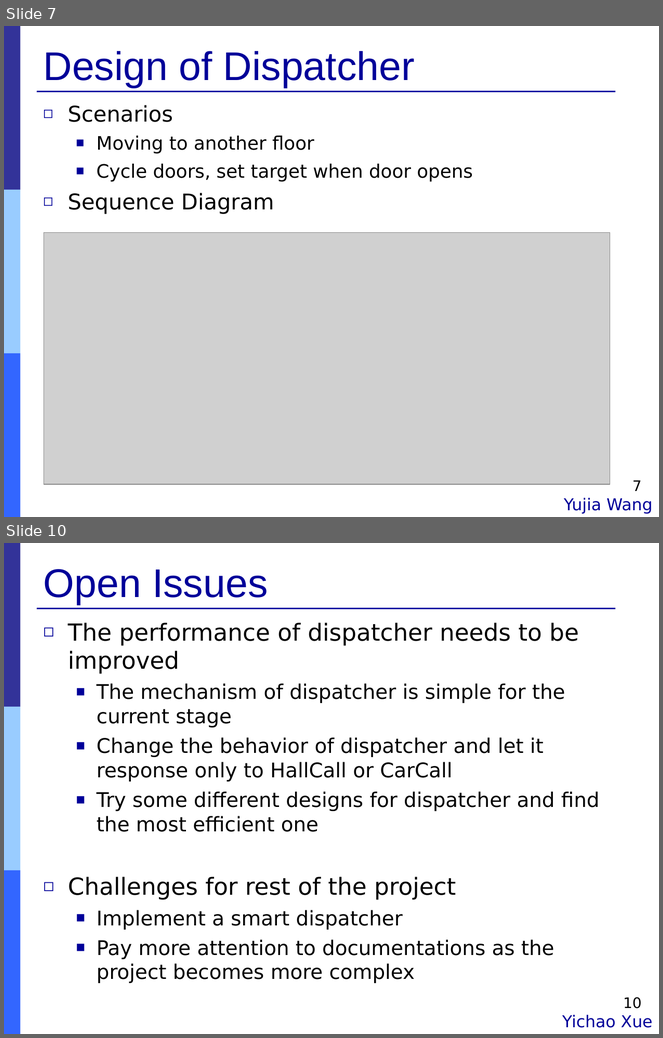
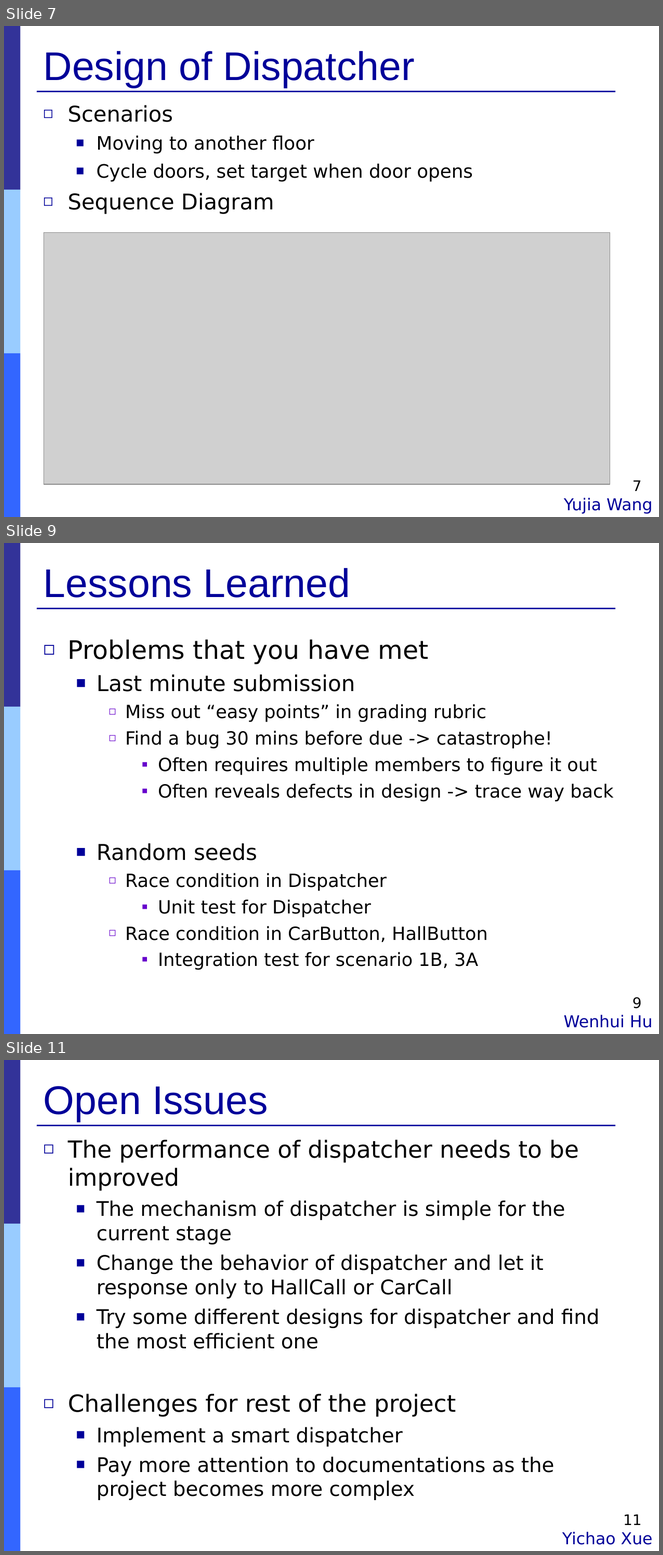
Before and after one commit to Muliang/18649, a slide deck: logs/09_mid_pres.ppt. Shown one above the other, each under a label of ours: slides 7 and 10 before the commit, slides 7, 9 and 11 after it; the slides between them are not shown. The pictures are 663x1038 and 663x1555 pixels, drawn with LibreOffice and Linux fonts; fonts in the diff are those of the drawing; grey boxes stand for pictures. Boxes give left, top, right and bottom in pixels: in the first picture for what was removed or moved away, otherwise in the second. Text is boxed around its words. In the diff, an @@ line names an element or a change of style, - is before the commit and + after.

Commit message:
finish ppt for wenhuis part

```diff
--- a/logs/09_mid_pres.ppt
+++ b/logs/09_mid_pres.ppt
@@ slide 9 added at (4,543,659,1034), background #FFFFFF; not listed: 4 template elements that a slide beside it also shows @@
@@ title added at (44,568,350,598), 44 pt, text #000099 @@
+Lessons Learned
@@ text added at (68,639,613,970), 20 pt, text #000000 @@
+◻ Problems that you have met
+  ■ Last minute submission
+    ◻ Miss out “easy points” in grading rubric
+    ◻ Find a bug 30 mins before due -> catastrophe!
+      ▪ Often requires multiple members to figure it out
+      ▪ Often reveals defects in design -> trace way back
+  ■ Random seeds
+    ◻ Race condition in Dispatcher
+      ▪ Unit test for Dispatcher
+    ◻ Race condition in CarButton, HallButton
+      ▪ Integration test for scenario 1B, 3A
@@ page number added at (633,997,642,1009), 16 pt, text #000000 @@
+9
@@ text added at (564,1015,653,1028), 18 pt, text #000099 @@
+Wenhui Hu
@@ what was slide 10 is now slide 11 @@
@@ page number at (623,1514,642,1525): text changed @@
-10
+11
```
Also in this commit, not shown: 8 slides changed, 1 other slide added, 1 slide removed, 1 other file.
